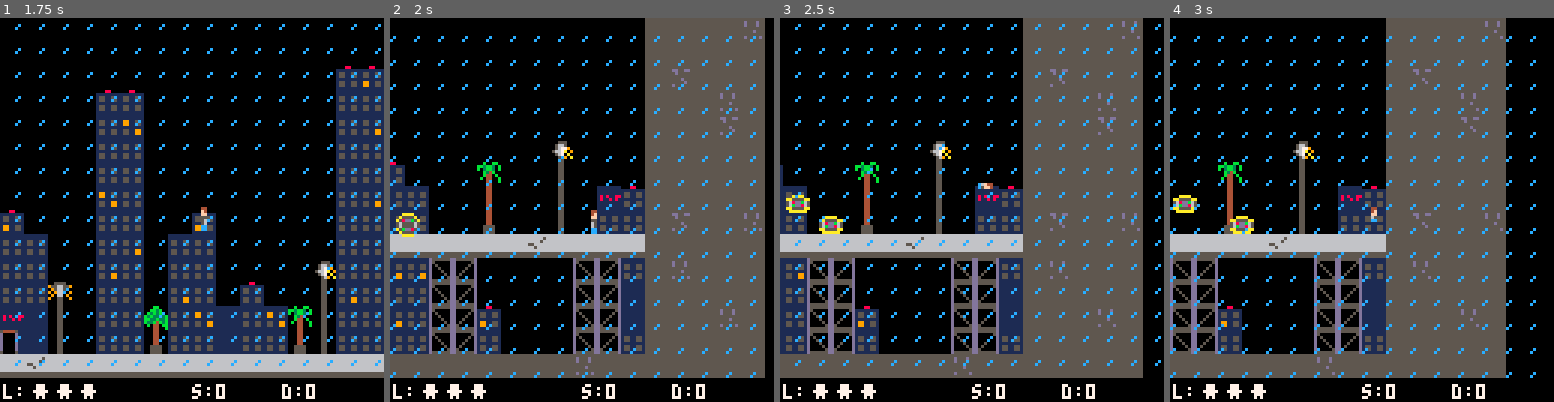
Above: before the commit, frames 1-4 (left to right).
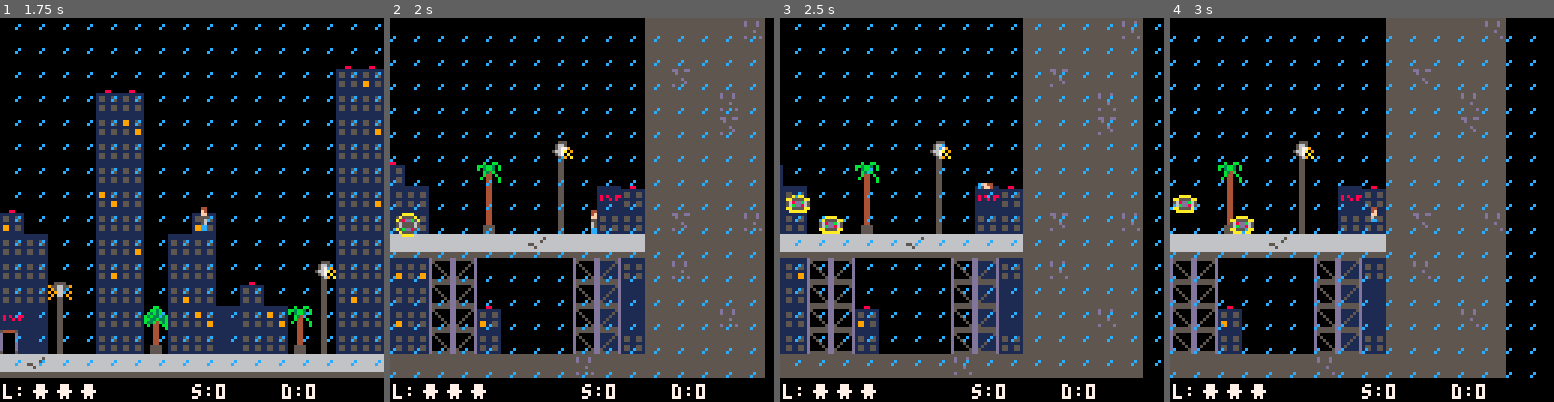
Above: after the commit, the same moments.

Repository: jflores82/data-filch
Game: PICO-8 cartridge df_01.p8
Same seed, same stepped clock (60 frames per second), same inputs: the game is played once before the commit and once after it.
Inputs:
- Up to frame 1 (1.75 s): tap X (X key) at 0.33, 1.07 s; tap O (Z key) at 0.7, 1.7 s; hold Right from 1.6 s (still down)
- Up to frame 2 (2 s): keep holding Right; tap X (X key) at 1.85 s
- Up to frame 3 (2.5 s): release Right at 2.1 s; tap O (Z key) at 2.1 s; hold Up 2.15-2.42 s; hold Right from 2.47 s (still down)
- Up to frame 4 (3 s): keep holding Right; tap O (Z key) at 2.5, 2.9 s; tap X (X key) at 2.97 s

Frame 1 is identical in both runs. In frame 2, 0.7% of the frame differs, in the area x 54-60%, y 63-87%; in frame 3, 0.7%, in the area x 51-57%, y 63-87%; in frame 4, 0.7%.

Commit message:
feat: added side music
Feature: Side Music added, changed death sfx number to allow for custom instrument for side music.

Diff:
--- a/df_01.p8
+++ b/df_01.p8
@@ -917,7 +917,7 @@
 end
 
 function sfx_play(sfxi)
-	sfxi = sfxi or 0
+	sfxi = sfxi or -1
 	if(player_general.sfx == 1) then
 		sfx(sfxi)
 	end
@@ -945,7 +945,8 @@
 
 	-- Music List:
 	-- 00 : Title Screen
-
+	-- 04 : Game Over
+	-- 05 : Side View
 
 end
 
@@ -1035,7 +1036,9 @@
 	[2] = { -- sidescroll play
 
 		enter = function(self)
-
+			music_play(-1)
+			sfx_play(-1)
+			music_play(5)
 		end,
 
 		update = function(self)
@@ -1066,7 +1069,8 @@
 
 		enter = function(self)
 			self.pl = 0
-			sfx_play(0)
+			music_play(-1)
+			sfx_play(10)
 		end,
 
 		update = function(self)
@@ -1171,7 +1175,8 @@
 	[6] = { -- top death
 		enter = function(self)
 			self.pl = 0
-			sfx_play(0)
+			music_play(-1)
+			sfx_play(10)
 		end,
 
 		update = function(self)
@@ -1491,14 +1496,14 @@
 d0000d116d00d6116dddd6116dddd6116dddd6116dddd6116dddd6116000061160000611600006115d700700007007d5007007d55d7007005d7007d507700770
 d0000d116d00d6116dddd6116dddd6116dddd6116dddd6116dddd6116dddd61160000611600006115d7007dddd7007d5ddddddd55ddddddd5d7007d5dddddddd
 5000051150000511500005115dddd5115dddd5115dddd5115dddd5115dddd5115dddd511500005115d0770d55d0770d555555556655555555d0770d555555555
-88888888000000001111111111111111111111110008800011111111000880001111111100000000000000000000000000000000000000000000000000000000
-44448444000000001111111111111111111111111111111111111111111111111111111100000000000000000000000000000000000000000000000000000000
-44448444000000001111111115511551155115511551155119911551155115511111111100000000000000000000000000000000000000000000000000000000
-88888888000000001111111115511551155115511551155119911551155115511818118800000000000000000000000000000000000000000000000000000000
-88888888000000001111111111111111111111111111111111111111111111111811818100000000000000000000000000000000000000000000000000000000
-48844444000000001111111115511551155119911551155115511991199115511111111100000000000000000000000000000000000000000000000000000000
-48844444000000001111111115511551155119911551155115511991199115511111111100000000000000000000000000000000000000000000000000000000
-48844444000000001111111111111111111111111111111111111111111111111111111100000000000000000000000000000000000000000000000000000000
+888888880000000011111111111111111111111100088000111111110008800011111111d555555dd555555d0000000000000000000000000000000000000000
+444484440000000011111111111111111111111111111111111111111111111111111111d511111dd111115d0000000000000000000000000000000000000000
+444484440000000011111111155115511551155115511551199115511551155111111111d151111dd111151d0000000000000000000000000000000000000000
+888888880000000011111111155115511551155115511551199115511551155118181188d115111dd111511d0000000000000000000000000000000000000000
+888888880000000011111111111111111111111111111111111111111111111118118181d111511dd115111d0000000000000000000000000000000000000000
+488444440000000011111111155115511551199115511551155119911991155111111111d111151dd151111d0000000000000000000000000000000000000000
+488444440000000011111111155115511551199115511551155119911991155111111111d111115dd511111d0000000000000000000000000000000000000000
+488444440000000011111111111111111111111111111111111111111111111111111111d555555dd555555d0000000000000000000000000000000000000000
 555555555555555555555555d555555dd555555d55555555000000000004400000044000000bbb00000bb00000b00bb000000000000000000000000000000000
 555555555dd55dd55d555d55d500000dd000005d555555550000000000044000000440000bb330b000bb3b00bb3bb30b00000000000000000000000000000000
 5555555555d555555d555d55d050000dd000050d55555555000000000004400000044000b3b33b3b0b3b3bb0b03bb30b00000000000000000000000000000000
@@ -1522,10 +1527,10 @@
 61616161666300000000000000006364636363610064666300004a007900636363004a7b00636463634a0063636300780000004a780063636300007800004a00686570707070700000000000000000000000000000000000000000000000000000000000000000000000000000000000000000000000000000000000000000ff
 67616100636300006700000000006363636364610063636300004a007777636463004a7700636363644a0066636400770000004a770064636300007700004a00636370717070720000000000000000000000000000000000000000000000000000000000000000000000000000000000000000000000000000000000000000ff
 6363000063640063630000007f7f6363636363000063636300404140404140404040404040404041404040404041404040404040404040404040404040414040404070707070700000000000000000000000000000000000000000000000000000000000000000000000000000000000000000000000000000000000000000ff
-636300006463006363000000004b6363646363000064636340617374616163636361616173746364637374636364747374616161616163666473746161616173746370727070700000000000000000000000000000000000000000000000000000000000000000000000000000000000000000000000000000000000000000ff
-63634c006363006463006500004a64636363637a00636340740073747f0063636600656773746363637374636363747374670000670063636373740000000073746270707070700000000000000000000000000000000000000000000000000000000000000000000000000000000000000000000000000000000000000000ff
-68624a0063637a63666263667b4a6363636363780063407374007374647f64636300636373746366637374646363747374636363630063666373746700000073746270707072700000000000000000000000000000000000000000000000000000000000000000000000000000000000000000000000000000000000000000ff
-50624a006363776363626363774a6363636463770040417374637374630063636300636373746363637374636363747374636366630063636373746300000073746370707070700000000000000000000000000000000000000000000000000000000000000000000000000000000000000000000000000000000000000000ff
+636300006463006363000000004b63636463630000646363406173746161636363616161736a63646373746363647473746161616161636664737461616161736a6370727070700000000000000000000000000000000000000000000000000000000000000000000000000000000000000000000000000000000000000000ff
+63634c006363006463006500004a64636363637a00636340740073747f00636366006567736a63636373746363637473746700006700636363737400000000736a6270707070700000000000000000000000000000000000000000000000000000000000000000000000000000000000000000000000000000000000000000ff
+68624a0063637a63666263667b4a636363636378006340737400736a647f646363006363736a63666373746463637473746363636300636663737467000000736a6270707072700000000000000000000000000000000000000000000000000000000000000000000000000000000000000000000000000000000000000000ff
+50624a006363776363626363774a636363646377004041737463736a6300636363006363736a63636373746363637473746363666300636363737463000000736a6370707070700000000000000000000000000000000000000000000000000000000000000000000000000000000000000000000000000000000000000000ff
 4041404040404040404040404040404041404040407072707070707070707070727070707070707070707072707070707070707070707270707070707070707270707070707070ffffffffffffffffffffffffffffffffffffffffffffffffffffffffffffffffffffffffffffffffffffffffffffffffffffffffffffffffff
 ffffffffffffffffffffffffffffffffffffffffffffffffffffffffffffffffffffffffffffffffffffffffffffffffffffffffffffffffffffffffffffffffffffff00000000000000000000000000000000000000000000000000000000000000000000000000000000000000000000000000000000000000000000000000
 5a5f5f5f5f5f5f5f5f5f5f5f5f5f5f5b00000000000000000000000000000000000000000000000000000000000000000000000000000000000000000000000000000000000000000000000000000000000000000000000000000000000000000000000000000000000000000000000000000000000000000000000000000000
Not shown, changed: the music (__music__) section of df_01.p8
Not shown, changed: the sound effects (__sfx__) section of df_01.p8
